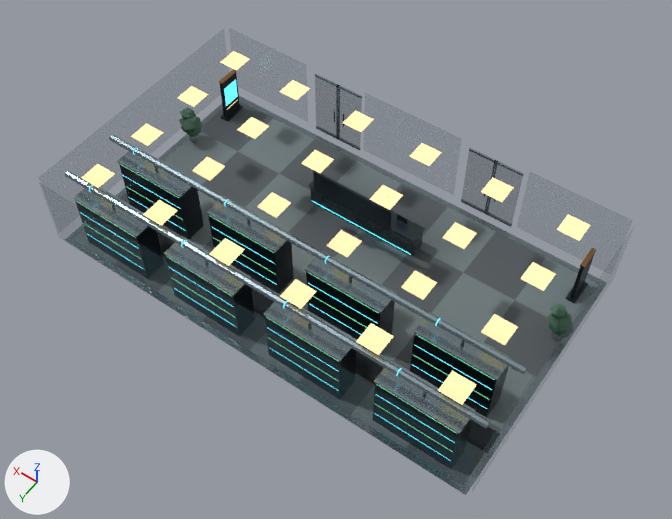
The glTF model ui/3d/system-world/v3/lobby-infra.lod1.glb: old version first, new version second.
The view is the same before and after, from a 50 mm camera at (-13.4, 21.4, 30.1) aimed at (-0.6, 3.5, 2.0). Arrows for +X, +Y and +Z are at lower left; the lights stay in place. The first picture is the older version. Where no turn or scale is listed for an object, it has been applied to the vertices. Vertices at exactly the same position are counted once.
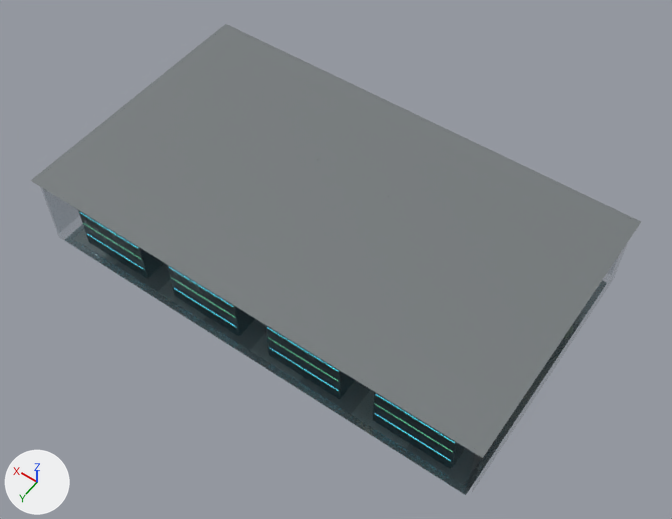
Where the newer file only moved an object's origin or applied its transform, the numbers keep the older frame.

Boxes [x1, y1, x2, y2] around the edits, measured in the pictures (672 x 519 px; the box of a moved part takes in the faces that stretch with it):
'Mesh_4', reshaped
    before: [65, 51, 607, 495]
    after: [31, 24, 641, 495]
part 1 of me_mesh_4, moved or reshaped
    before: [184, 112, 571, 339]
    after: [31, 24, 641, 458]
part 2 of me_mesh_4, recoloured
    before: [65, 135, 527, 433]

Diff of the bpy script that builds the scene:
```diff
--- a/ui/3d/system-world/v3/lobby-infra.lod1.glb.py
+++ b/ui/3d/system-world/v3/lobby-infra.lod1.glb.py
@@ mat_city_kerb @@
+mat_city_kerb = bpy.data.materials.new('city.kerb')
+# nodes: BsdfPrincipled, Mix, OutputMaterial, VertexColor
+# colours: grey #959b9e, mixed with the vertex colours
@@ me_mesh_4 @@
 # used by ob_mesh_4; location = (-9.55, 8.55, 0.0)
-me_mesh_4.from_pydata(...)  # 1743 vertices, 2762 faces; spans x 0.0..19.1, y -11.1..0.0, z 0.9..4.5
+me_mesh_4.from_pydata(...)  # 1747 vertices, 2764 faces; spans x -0.1..19.2, y -11.2..0.1, z 0.9..4.5
+# me_mesh_4 part 1
+# 5 vertices are removed from x 0.7..18.4, y -7.5..-7.3, z 1.4..2.3
+# 75 faces are deleted
+# 6 vertices move within x 0.6..18.4, y -7.5..-7.3, z 1.4..2.3
+# 9 vertices are added at x -0.1..19.2, y -11.2..0.1, z 1.3..4.5
+# 2 new faces join them, mat_city_kerb
+# 20 new faces join them, mat_city_ceramic
+# 55 new faces join them, mat_city_leaf
+# me_mesh_4 part 2: 462 kept faces spanning x 0.0..19.1, y -11.1..0.0, z 1.2..4.5 get new vertex colours
 me_mesh_4.materials.append(mat_city_titanium)
@@ me_mesh_4 @@
 me_mesh_4.materials.append(mat_city_leaf)
+me_mesh_4.materials.append(mat_city_kerb)
```
